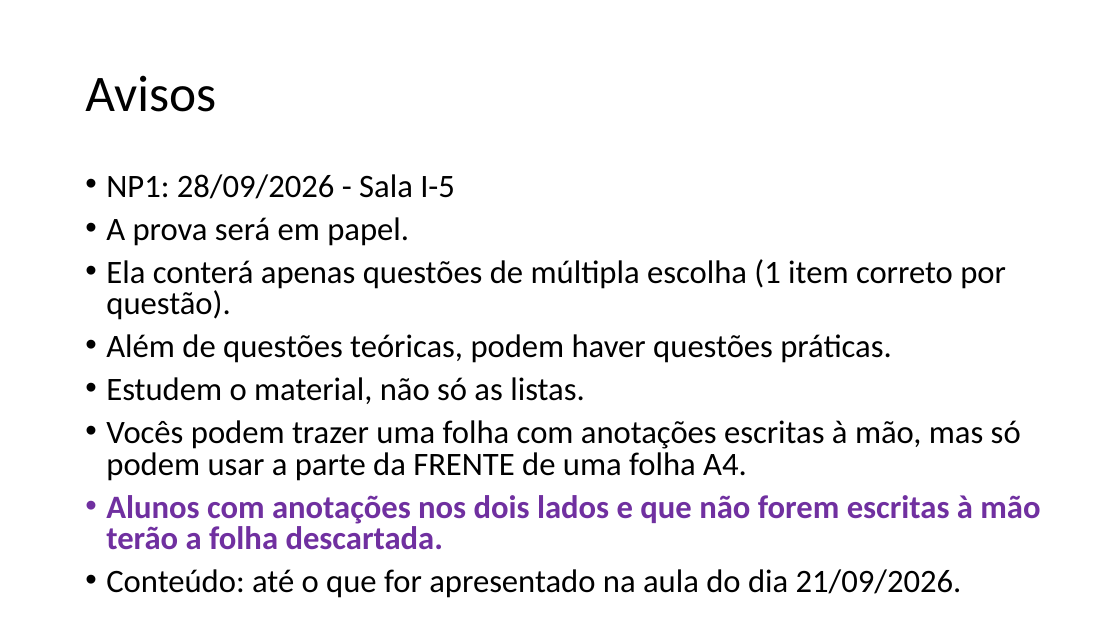
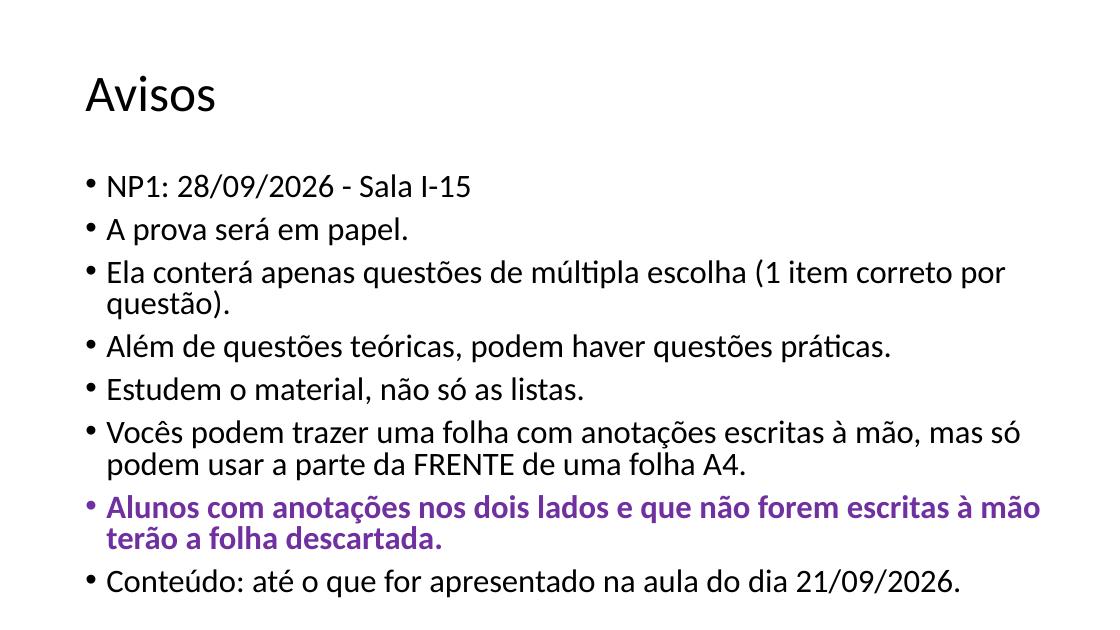
Before and after one commit to zz4fap/c24_inteligencia_artificial, a slide deck: slide 84 of slides/C24_Regressão.pptx. Drawn at 1120x630 pixels with LibreOffice and Linux fonts; fonts in the diff are those of the drawing. Boxes give left, top, right and bottom in pixels: in the first picture for what was removed or moved away, otherwise in the second. Text is boxed around its words. In the diff, an @@ line names an element or a change of style, - is before the commit and + after.

Commit message:
update of slides

```diff
--- a/slides/C24_Regressão.pptx
+++ b/slides/C24_Regressão.pptx
@@ text at (106,174,471,199): text changed @@
-• NP1: 28/09/2026 - Sala I-5
+• NP1: 28/09/2026 - Sala I-15
```
Also in this commit, not shown: 1 other file.
